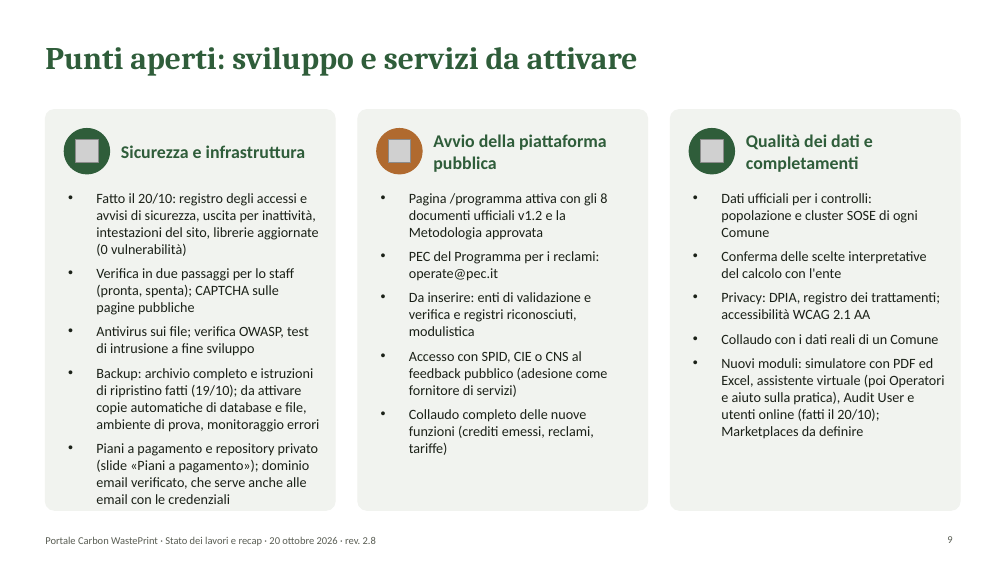
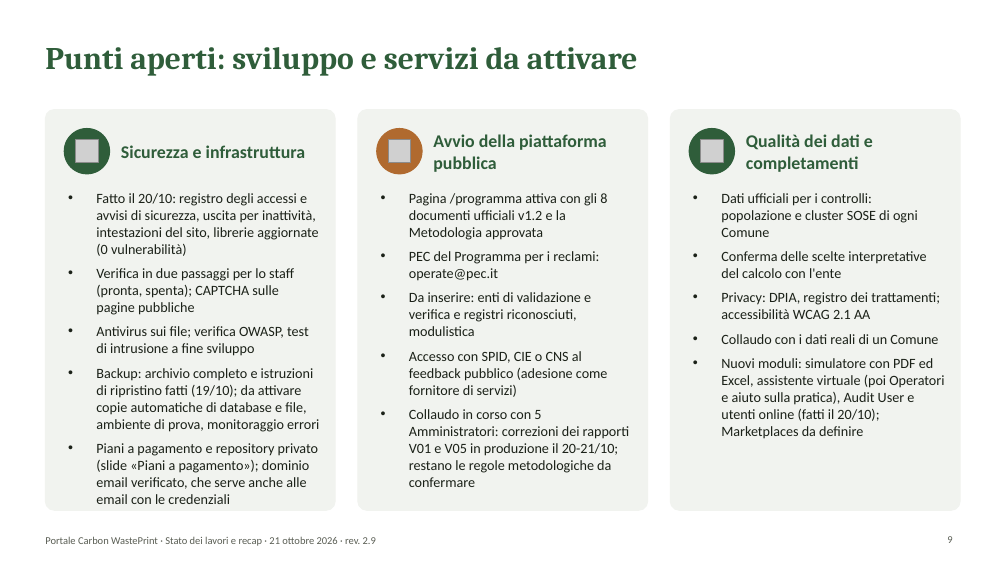
Before and after one commit to lucamorettioperate/portale-cwp, a slide deck: slide 9 of public/documentazione/Presentazione_Portale_CWP.pptx. Drawn at 1008x567 pixels with LibreOffice and Linux fonts; fonts in the diff are those of the drawing; grey boxes stand for pictures; background and template pictures are left out. Boxes give left, top, right and bottom in pixels: in the first picture for what was removed or moved away, otherwise in the second. Text is boxed around its words. In the diff, an @@ line names an element or a change of style, - is before the commit and + after.

```diff
--- a/public/documentazione/Presentazione_Portale_CWP.pptx
+++ b/public/documentazione/Presentazione_Portale_CWP.pptx
@@ text at (409,409,629,487): text changed @@
-• Collaudo completo delle nuove funzioni (crediti emessi, reclami, tariffe)
+• Collaudo in corso con 5 Amministratori: correzioni dei rapporti V01 e V05 in produzione il 20-21/10; restano le regole metodologiche da confermare
@@ text at (45,536,376,546): text changed @@
-Portale Carbon WastePrint · Stato dei lavori e recap · 20 ottobre 2026 · rev. 2.8
+Portale Carbon WastePrint · Stato dei lavori e recap · 21 ottobre 2026 · rev. 2.9
```
Also in this commit, not shown: 13 other slides changed, 19 other files.
